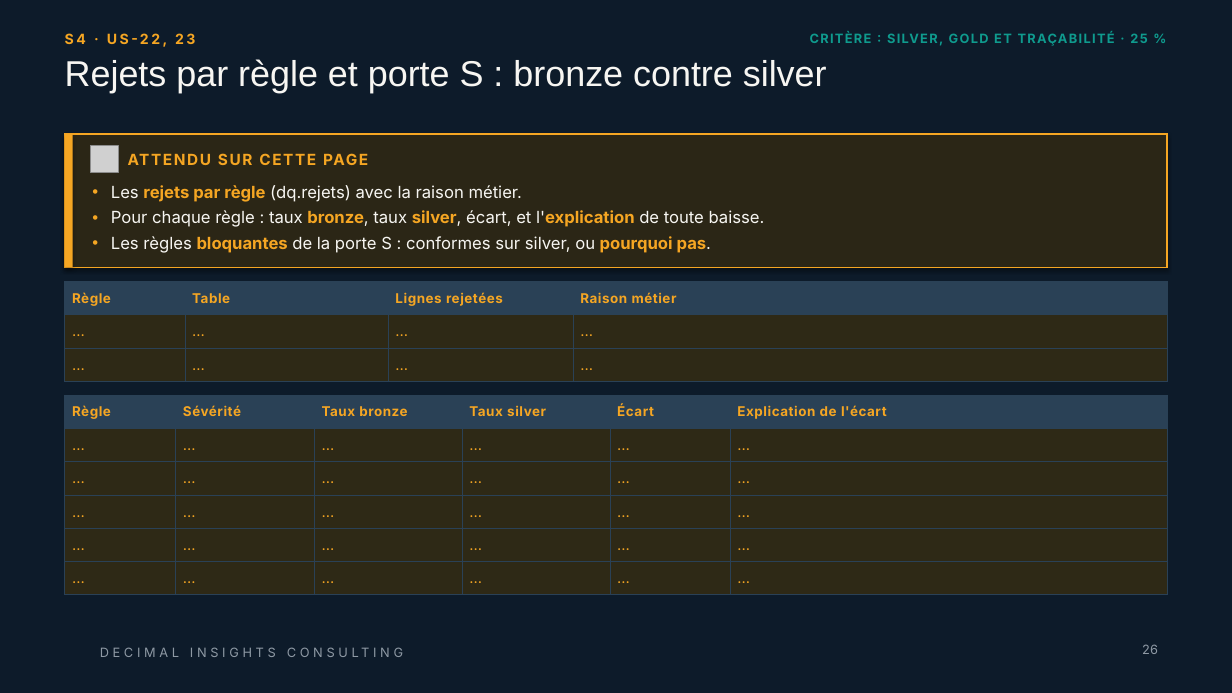
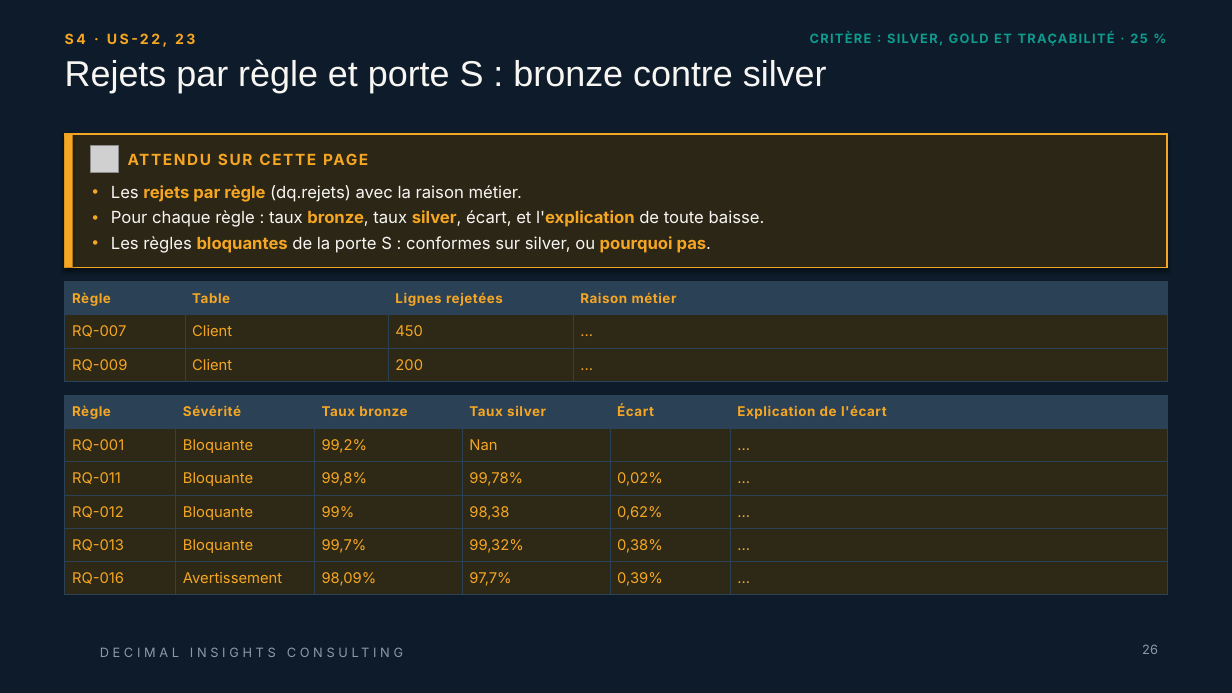
Before and after one commit to 0TRDavid/td-qualite-g00, a slide deck: slide 26 of livrables/Livrable_Groupe_TD_AssurConnect.pptx. Drawn at 1232x693 pixels with LibreOffice and Linux fonts; fonts in the diff are those of the drawing; grey boxes stand for pictures; background and template pictures are left out. Boxes give left, top, right and bottom in pixels: in the first picture for what was removed or moved away, otherwise in the second. Text is boxed around its words. In the diff, an @@ line names an element or a change of style, - is before the commit and + after.

```diff
--- a/livrables/Livrable_Groupe_TD_AssurConnect.pptx
+++ b/livrables/Livrable_Groupe_TD_AssurConnect.pptx
@@ table at [65,282,1167,382] @@
-row 2: … | … | … | …
+row 2: RQ-007 | Client | 450 | …
-row 3: … | … | … | …
+row 3: RQ-009 | Client | 200 | …
@@ table at [65,396,1167,661] @@
-row 2: … | … | … | … | … | …
+row 2: RQ-001 | Bloquante | 99,2% | Nan |  | …
-row 3: … | … | … | … | … | …
+row 3: RQ-011 | Bloquante | 99,8% | 99,78% | 0,02% | …
-row 4: … | … | … | … | … | …
+row 4: RQ-012 | Bloquante | 99% | 98,38 | 0,62% | …
-row 5: … | … | … | … | … | …
+row 5: RQ-013 | Bloquante | 99,7% | 99,32% | 0,38% | …
-row 6: … | … | … | … | … | …
+row 6: RQ-016 | Avertissement | 98,09% | 97,7% | 0,39% | …
```
Also in this commit, not shown: 13 other slides changed, 1 other file.
